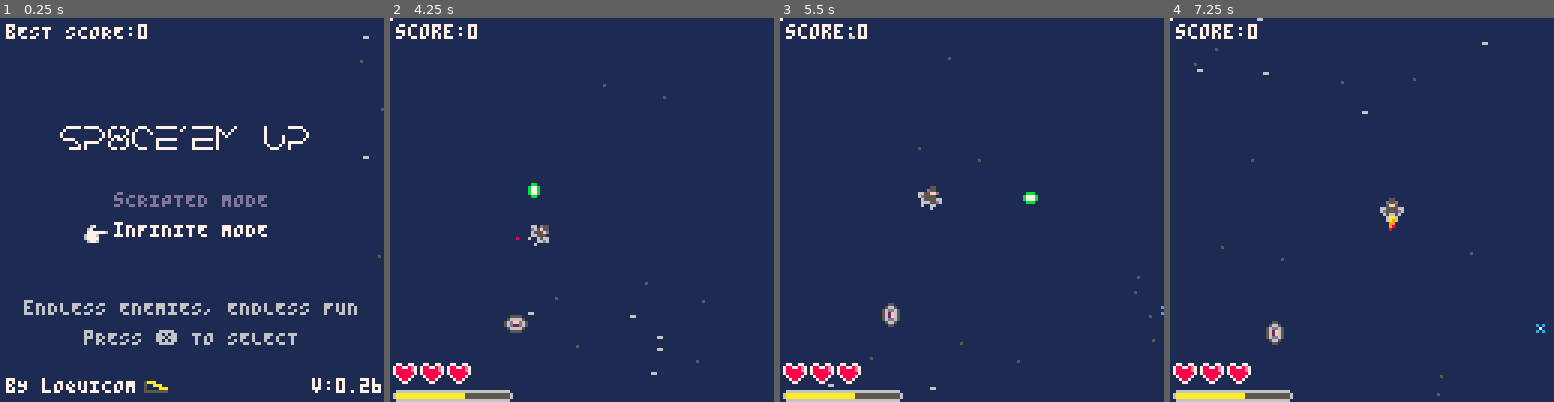
Above: before the commit, frames 1-4 (left to right).
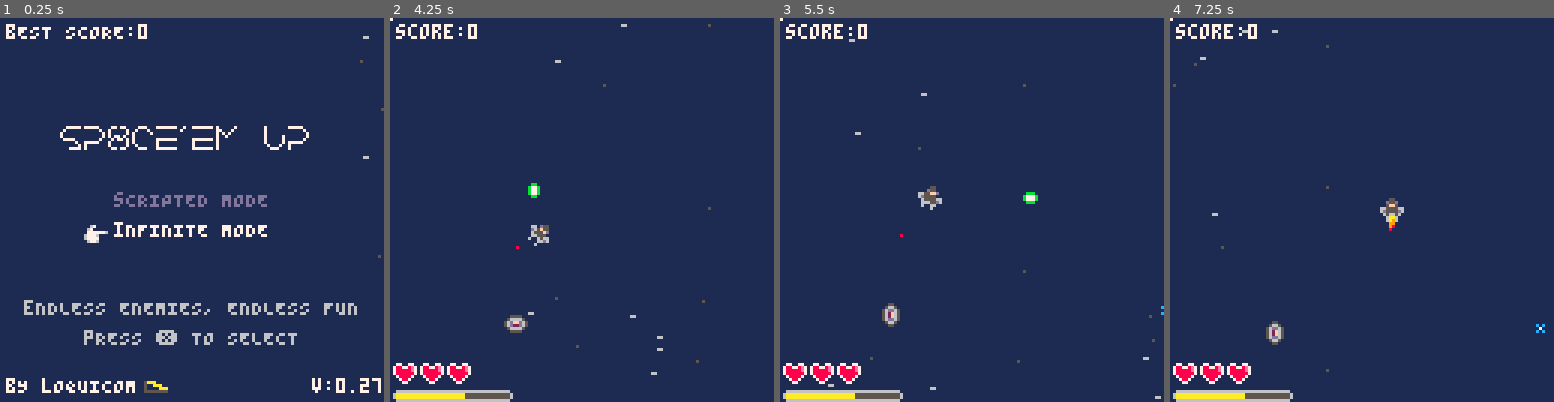
Above: after the commit, the same moments.

Repository: Loquicom/pico-8
Game: PICO-8 cartridge games/sp8ce-em-up.p8
Two runs of this game, one before a commit and one after it. Both use one fixed random seed, a clock stepped at 60 frames per second and the inputs below.
Inputs:
- Up to frame 1 (0.25 s): no input
- Up to frame 2 (4.25 s): tap X (X key) at 0.33, 1.07, 1.85, 2.97, 4.08 s; tap O (Z key) at 0.7, 1.7, 2.1, 2.5, 2.9, 3.3, 3.7, 4.1 s; hold Right 1.6-2.1 s; hold Up 2.15-2.42 s; hold Right 2.47-3.03 s; hold Left 3.08-3.58 s; hold Down 3.63-3.97 s; hold Right from 4.02 s (still down)
- Up to frame 3 (5.5 s): tap O (Z key) at 4.5, 4.9, 5.3 s; release Right at 4.68 s; hold Up 4.73-5.03 s; hold Left from 5.08 s (still down); tap X (X key) at 5.2 s
- Up to frame 4 (7.25 s): release Left at 5.68 s; tap O (Z key) every 0.4 s from 5.7 to 6.9 s; hold Down 5.73-6.03 s; hold Right 6.08-6.58 s; tap X (X key) at 6.32 s; hold Right 6.63-7.13 s; hold Up from 7.18 s (still down)

The runs differ from the first frame. In frame 1, less than 0.1% of the frame differs, in the area x 96-100%, y 93-98%; in frame 2, less than 0.1%; in frame 3, 0.1%; in frame 4, 0.2%, in the area x 0-83%, y 0-99%.

Commit message:
Sp8ce-em-up v27

Diff:
--- a/games/sp8ce-em-up.p8
+++ b/games/sp8ce-em-up.p8
@@ -126,7 +126,7 @@
 --constant
 
 function init_constant()
-	cst_version = "0.26"
+	cst_version = "0.27"
 	-- Player
 	cst_player_life = 3
 	cst_player_energy = 5
@@ -244,9 +244,7 @@
 	-- Menu
 	local y = 58
 	for i=1,#cst_menu_label do
-		local color = 13
-		if (i == menu_cursor) color = 7
-		print(cst_menu_label[i], 38, y, color)
+		print(cst_menu_label[i], 38, y, ternaire(i == menu_cursor, 7, 13))
 		y += 10
 	end
 	-- Selector
@@ -475,8 +473,7 @@
 		collision_spaceship(enemy)
 		-- Shield particle
 		if ((enemy.shield.left or enemy.shield.down) and random(64) != 8) then
-			local info = {x=-1, y=0, offset={x=-4,y=random(7)}}
-			if (enemy.shield.down) info = {x=0, y=1, offset={x=random(7),y=11}}
+			local info = ternaire(enemy.shield.down, {x=0, y=1, offset={x=random(7),y=11}}, {x=-1, y=0, offset={x=-4,y=random(7)}})
 			particle(enemy.x+info.offset.x, enemy.y+info.offset.y, random(2,1), 1, {x=info.x, y=info.y}, 12, nil, 4)
 		end
 	end
@@ -564,22 +561,16 @@
 	-- When (5 type2 * number of type2 + number of type2) kill, add new type2
 	elseif (enemies.kill[2] != 0 and enemies.kill[2] % ((5*enemies.spawn[2])+enemies.spawn[2]) == 0) then
 		local spawn = rotate_enemy_spawn(134, random(120))
-		local type = 2
 		-- Check what type of enemy spawn
-		if (enemies.spawn[3] == 0 and enemies.spawn[2] == cst_enemy[3].spawn) then
-			type = 3
-		end
+		local type = ternaire(enemies.spawn[3] == 0 and enemies.spawn[2] == cst_enemy[3].spawn, 3, 2)
 		-- Spawn
 		spawn_enemy(type, spawn.x, spawn.y)
 		enemies.spawn[type] += 1
 	-- When (5 type1 * number of type1 + number of type1) kill, add new type1
 	elseif (enemies.kill[1] != 0 and enemies.kill[1] % ((5*enemies.spawn[1])+enemies.spawn[1]) == 0) then
 		local spawn = rotate_enemy_spawn(134, random(120))
-		local type = 1
 		-- Check what type of enemy spawn
-		if (enemies.spawn[2] == 0 and enemies.spawn[1] == cst_enemy[2].spawn) then
-			type = 2
-		end
+		local type = ternaire(enemies.spawn[2] == 0 and enemies.spawn[1] == cst_enemy[2].spawn, 2, 1)
 		-- Spawn
 		spawn_enemy(type, spawn.x, spawn.y)
 		enemies.spawn[type] += 1
@@ -619,13 +610,9 @@
 
 function _fire_enemy3(enemy)
 	if (rotation) then
-		local y = 1
-		if (player.y < enemy.y) y = -1
-		add(enemies.bullets, {x=enemy.x,y=enemy.y,speedX=0,speedY=y,sprite=82})
+		add(enemies.bullets, {x=enemy.x,y=enemy.y,speedX=0,speedY=ternaire(player.y < enemy.y, -1, 1),sprite=82})
 	else
-		local x = 1
-		if (player.x < enemy.x) x = -1
-		add(enemies.bullets, {x=enemy.x,y=enemy.y,speedX=x,speedY=0,sprite=80})
+		add(enemies.bullets, {x=enemy.x,y=enemy.y,speedX=ternaire(player.x < enemy.x, -1, 1),speedY=0,sprite=80})
 	end
 	sfx(4)
 end
@@ -769,26 +756,20 @@
 --ui
 
 function draw_ui()
-	local sprt = 0
 	-- Life
 	local x = 1
 	for i=1,cst_player_life do
-		sprt = 24
-		if (i > player.life) sprt = 25
-		spr(sprt, x, 114)
+		spr(ternaire(i > player.life, 25, 24), x, 114)
 		x += 9
 	end
 	-- Energy
 	x = 1
 	for i=1,cst_player_energy do
 		local flip = false
+		local sprt = ternaire(i <= player.energy, 67, 65)
 		if (i == 1 or i == cst_player_energy) then
 			flip = i == cst_player_energy
-			sprt = 64
-			if ((i == 1 and player.energy >= 1) or (flip and player.energy >= cst_player_energy)) sprt = 66
-		else
-			sprt = 65
-			if (i <= player.energy) sprt = 67
+			sprt = ternaire((i == 1 and player.energy >= 1) or (flip and player.energy >= cst_player_energy), 66, 64)
 		end
 		spr(sprt, x, 120, 1, 1, flip)
 		x+=8
@@ -928,11 +909,7 @@
 end
 
 function _bomb_color()
-	if (bomb.color == 7) then
-		bomb.color = 15
-	else
-		bomb.color = 7
-	end
+	bomb.color = ternaire(bomb.color == 7, 15, 7)
 end
 
 -->8
@@ -948,40 +925,35 @@
 	-- Player animation
 	player.show = false
 	player.thruster.show = false
-	local sprites = cst_player_animation_rotate_sprt_fw
-	if (not rotation) sprites = cst_player_animation_rotate_sprt_bw
-	animate(sprites, cst_player_animation_rotate_duration, player.x, player.y, false, _rotate_player_animation)
+	animate(ternaire(rotation, cst_player_animation_rotate_sprt_fw, cst_player_animation_rotate_sprt_bw), cst_player_animation_rotate_duration, player.x, player.y, false, _rotate_player_animation)
 	-- Change animation sprites
-	player.thruster.sprites = cst_player_thruster_sprt_base
-	if (rotation) player.thruster.sprites = cst_player_thruster_sprt_rota
+	player.thruster.sprites = ternaire(rotation, cst_player_thruster_sprt_rota, cst_player_thruster_sprt_base)
 end
 
 function rotate_player_info(btn)
 	if (btn == nil) then
-		if (rotation) return {sprite=cst_player_sprt_rota[1], offset={x=0,y=6}}
-		return {sprite=cst_player_sprt_base[1], offset={x=-6,y=0}}
+		return ternaire(rotation, {sprite=cst_player_sprt_rota[1], offset={x=0,y=6}}, {sprite=cst_player_sprt_base[1], offset={x=-6,y=0}})
 	end
 	if (btn == 0) then
-		if (rotation) return {sprite=cst_player_sprt_rota[2], offset={x=-1,y=6}}
-		return {sprite=cst_player_sprt_base[1], offset={x=-6,y=0}}
+		return ternaire(rotation, {sprite=cst_player_sprt_rota[2], offset={x=-1,y=6}}, {sprite=cst_player_sprt_base[1], offset={x=-6,y=0}})
 	end
 	if (btn == 1) then
-		if (rotation) return {sprite=cst_player_sprt_rota[3], offset={x=1,y=6}}
-		return {sprite=cst_player_sprt_base[1], offset={x=-6,y=0}}
+		return ternaire(rotation, {sprite=cst_player_sprt_rota[3], offset={x=1,y=6}}, {sprite=cst_player_sprt_base[1], offset={x=-6,y=0}})
 	end
 	if (btn == 2) then
-		if (rotation) return {sprite=cst_player_sprt_rota[1], offset={x=0,y=6}}
-		return {sprite=cst_player_sprt_base[2], offset={x=-6,y=-1}}
+		return ternaire(rotation, {sprite=cst_player_sprt_rota[1], offset={x=0,y=6}}, {sprite=cst_player_sprt_base[2], offset={x=-6,y=-1}})
 	end
 	if (btn == 3) then
-		if (rotation) return {sprite=cst_player_sprt_rota[1], offset={x=0,y=6}}
-		return {sprite=cst_player_sprt_base[3], offset={x=-6,y=1}}
+		return ternaire(rotation, {sprite=cst_player_sprt_rota[1], offset={x=0,y=6}}, {sprite=cst_player_sprt_base[3], offset={x=-6,y=1}})
 	end
 end
 
 function rotate_player_border()
-	if (rotation) return {left={cond=-7,to=127}, right={cond=127,to=-7}, down={cond=120,to=120}, up={cond=0,to=0}}
-	return {left={cond=0,to=0}, right={cond=120,to=120}, down={cond=127,to=-7}, up={cond=-7,to=127}}
+	return ternaire(
+		rotation,
+		{left={cond=-7,to=127}, right={cond=127,to=-7}, down={cond=120,to=120}, up={cond=0,to=0}},
+		{left={cond=0,to=0}, right={cond=120,to=120}, down={cond=127,to=-7}, up={cond=-7,to=127}}
+	)
 end
 
 function rotate_bullet_info()
@@ -1007,18 +979,15 @@
 end
 
 function rotate_thruster_info()
-	if (rotation) return {x=0, y=1, offset={x=random(4,3),y=9}}
-	return {x=-1, y=0, offset={x=-2,y=random(4,3)}}
+	return ternaire(rotation, {x=0, y=1, offset={x=random(4,3),y=9}}, {x=-1, y=0, offset={x=-2,y=random(4,3)}})
 end
 
 function rotate_ground_spawn(baseX, baseY)
-	if (rotation) return {x=baseY, y=-baseX+128}
-	return {x=baseX, y=baseY}
+	return ternaire(rotation, {x=baseY, y=-baseX+128}, {x=baseX, y=baseY})
 end
 
 function rotate_ground_speed(speed)
-	if (rotation) return {x=0, y=speed}
-	return {x=-speed, y=0}
+	return ternaire(rotation, {x=0, y=speed}, {x=-speed, y=0})
 end
 
 function rotate_enemy1_info(speed, diffX, diffY)
@@ -1027,8 +996,8 @@
 	if (rotation) then
 		if (abs(diffY) < 40) then
 			diffX = limit(diffX, speed)
-			if (diffX < 0) sprite = cst_enemy[1].sprt + 3
-			if (diffX > 0) sprite = cst_enemy[1].sprt + 4
+			if (diffX < 0) sprite += 3
+			if (diffX > 0) sprite += 4
 		else
 			diffX = 0
 		end
@@ -1037,8 +1006,8 @@
 	-- No rotation
 	if (abs(diffX) < 40) then
 		diffY = limit(diffY, speed)
-		if (diffY < 0) sprite = cst_enemy[1].sprt + 2
-		if (diffY > 0) sprite = cst_enemy[1].sprt + 1
+		if (diffY < 0) sprite += 2
+		if (diffY > 0) sprite += 1
 	else
 		diffY = 0
 	end
@@ -1046,8 +1015,7 @@
 end
 
 function rotate_enemy2_info(speed)
-	if (rotation) return {x=0, y=speed}
-	return {x=-speed, y=0}
+	return ternaire(rotation, {x=0, y=speed}, {x=-speed, y=0})
 end
 
 function rotate_enemy3_info(speed, x, y, diffX, diffY)
@@ -1056,30 +1024,27 @@
 	if (rotation) then
 		if (y < 8) move = speed
 		diffX = limit(diffX, speed)
-		if (diffX < 0) sprite = cst_enemy[3].sprt + 3
-		if (diffX > 0) sprite = cst_enemy[3].sprt + 4
+		if (diffX < 0) sprite += 3
+		if (diffX > 0) sprite += 4
 		return {x=diffX, y=move, sprite=sprite}
 	end
 	if (x > 112) move = -speed
 	diffY = limit(diffY, speed)
-	if (diffY < 0) sprite = cst_enemy[3].sprt + 2
-	if (diffY > 0) sprite = cst_enemy[3].sprt + 1
+	if (diffY < 0) sprite += 2
+	if (diffY > 0) sprite += 1
 	return {x=move, y=diffY, sprite=sprite}
 end
 
 function rotate_enemy_spawn(baseX, baseY)
-	if (rotation) return {x=baseY, y=-baseX+128}
-	return {x=baseX, y=baseY}
+	return ternaire(rotation, {x=baseY, y=-baseX+128}, {x=baseX, y=baseY})
 end
 
 function rotate_collision_player_info()
-	if (rotation) return {{x=2,y=0}, {x=5,y=7}}
-	return {{x=0,y=2}, {x=7,y=5}}
+	return ternaire(rotation, {{x=2,y=0}, {x=5,y=7}}, {{x=0,y=2}, {x=7,y=5}})
 end
 
 function rotate_collectible_info()
-	if (rotation) return {x=0, y=1}
-	return {x=-1, y=0}
+	return ternaire(rotation, {x=0, y=1}, {x=-1, y=0})
 end
 
 function _rotate_player_animation()
@@ -1277,6 +1242,11 @@
 		if (v == val) return true
 	end
 	return false
+end
+
+function ternaire(cond, val1, val2)
+	if (cond) return val1
+	return val2
 end
 
 -->8
